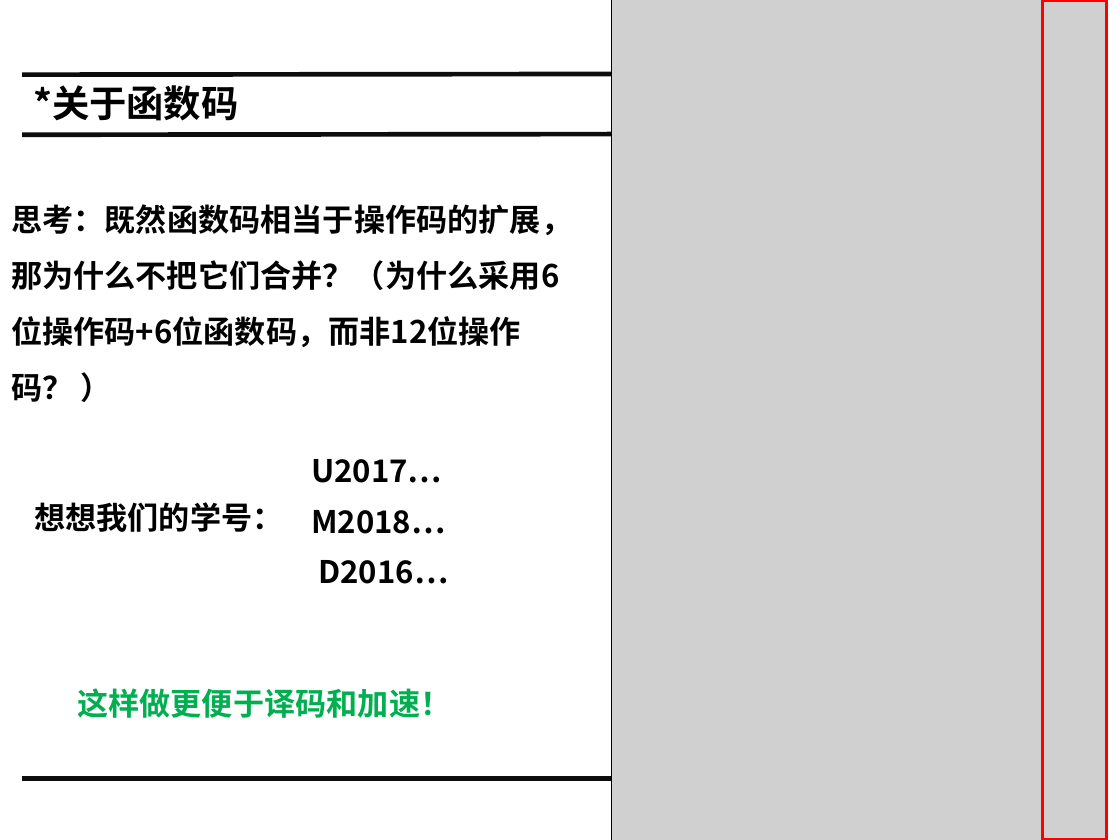
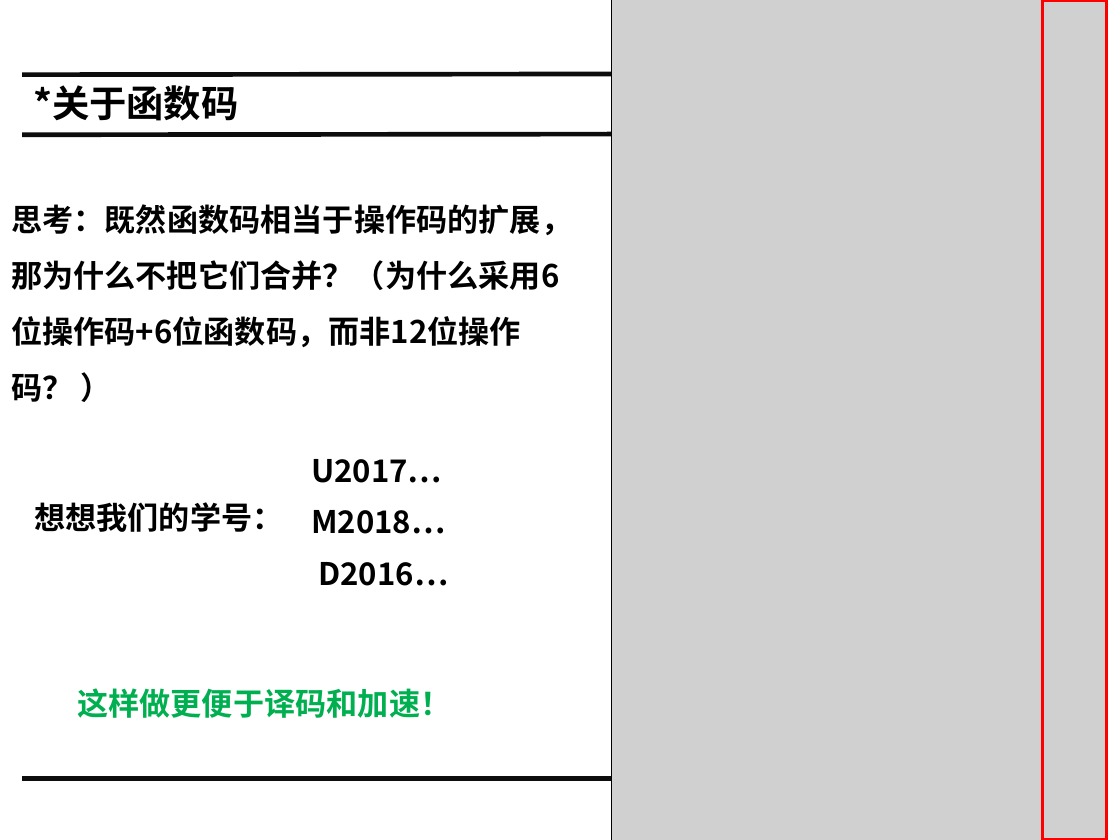
Before and after one commit to hust-gaoyujing/routine, a slide deck: slide 21 of daily/202105-risc-v/20200507-IS/Ch2 指令集体系结构B_MIPS汇编入门20200229.pptx. Drawn at 1120x840 pixels with LibreOffice and Linux fonts; fonts in the diff are those of the drawing; grey boxes stand for pictures. Boxes give left, top, right and bottom in pixels: in the first picture for what was removed or moved away, otherwise in the second. Text is boxed around its words. In the diff, an @@ line names an element or a change of style, - is before the commit and + after.

```diff
--- a/daily/202105-risc-v/20200507-IS/Ch2 指令集体系结构B_MIPS汇编入门20200229.pptx
+++ b/daily/202105-risc-v/20200507-IS/Ch2 指令集体系结构B_MIPS汇编入门20200229.pptx
@@ text "U2017… M2018… D2016…" at <box>311,459,448,586</box>: line spacing 1.36 to 1.37 @@
```
Also in this commit, not shown: 2 other slides changed, 7 other files.
